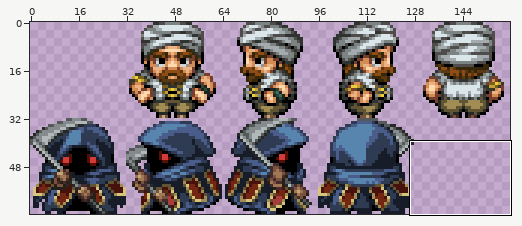
Two versions of one sprite sheet, assets/tilesets/enemies.png. Above, an overview of the earlier version with the close-up marked.
Close-up. Old version:
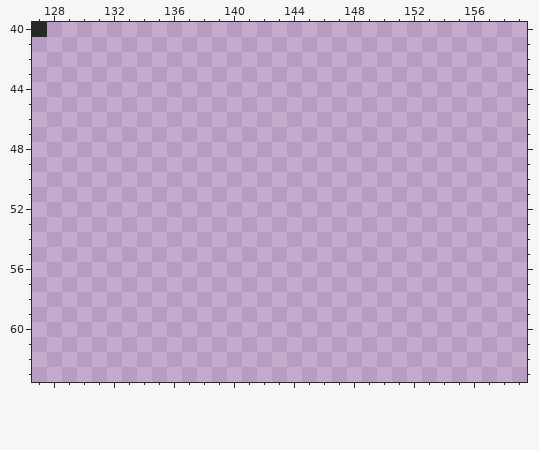
The file is 160x64 pixels. Colours within 5 levels of each other are drawn and written as one. Shown: x 127..159, y 40..63.
The same view after the edit:
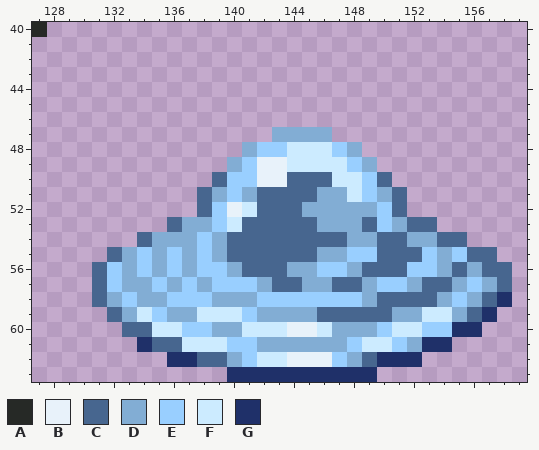
Palette (. is transparent): A #262926  B #e8f2fa  C #47668f  D #82add4  E #99cfff  F #ccebff  G #1f3069
Commit: add new enemies and balance game
The exact change:
There is now colour B in rows 49 to 50 at x 142 to 143; in row 52 at x 140; in row 60 at x 144 to 145; in row 62 at x 144 to 146.
There is now colour C in row 50 at x 139, 144 to 146 and 150; in row 51 at x 138, 142 to 145 and 151; in row 52 at x 138, 142 to 144 and 151; in row 53 at x 136, 141 to 145, 149 and 152 to 153; in row 54 at x 134, 140 to 147, 150 to 151 and 154 to 155; in row 55 at x 132, 140 to 145, 150 to 152 and 156 to 157.
There is now colour C in row 56 at x 131, 141 to 143, 149 to 151, 155 and 157 to 158; in row 57 at x 131, 143 to 144, 147 to 148, 153 to 154 and 158; in row 58 at x 131, 150 to 153 and 157; in row 59 at x 132, 146 to 150 and 156; in row 60 at x 133 to 134; in row 61 at x 135 to 136.
There is now colour C in row 62 at x 138 to 139 and 149.
There is now colour D in row 47 at x 143 to 146; in row 48 at x 141 and 148; in row 49 at x 140 and 149; in row 51 at x 139, 141, 146 to 147 and 150; in row 52 at x 145 to 149; in row 53 at x 137 to 138, 146 to 148 and 151.
There is now colour D in row 54 at x 135 to 137, 139, 148 to 149 and 152 to 153; in row 55 at x 133, 135, 137, 139, 146 to 147 and 154; in row 56 at x 133, 135, 137, 140, 144 to 145, 148, 154 and 156; in row 57 at x 133 to 134, 136, 138, 142, 145 to 146, 149, 152, 155 and 157; in row 58 at x 132, 134 to 135, 139 to 141, 149, 154 and 156; in row 59 at x 133, 136 to 137, 142 to 145, 151 to 152 and 155.
There is now colour D in row 60 at x 139 to 140 and 147 to 149; in row 61 at x 142 to 147 and 152; in row 62 at x 140 and 148.
There is now colour E in row 48 at x 142 to 143 and 147; in row 49 at x 141 and 148; in row 50 at x 140 to 141 and 149; in row 51 at x 140 and 149; in rows 52 to 53 at x 139 and 150; in row 54 at x 138.
There is now colour E in row 55 at x 134, 136, 138, 148 to 149, 153 and 155; in row 56 at x 132, 134, 136, 138 to 139, 146 to 147 and 152 to 153; in row 57 at x 132, 135, 137, 139 to 141, 150 to 151 and 156; in row 58 at x 133, 136 to 138, 142 to 148 and 155; in row 59 at x 135 and 141; in row 60 at x 137 to 138, 150 and 153 to 154.
There is now colour E in row 61 at x 140 to 141, 148 and 151; in row 62 at x 141 and 147.
There is now colour F in row 48 at x 144 to 146; in row 49 at x 144 to 147; in row 50 at x 147 to 148; in row 51 at x 148; in row 52 at x 141; in row 53 at x 140.
There is now colour F in row 59 at x 134, 138 to 140 and 153 to 154; in row 60 at x 135 to 136, 141 to 143, 146 and 151 to 152; in row 61 at x 137 to 139 and 149 to 150; in row 62 at x 142 to 143.
There is now colour G in row 58 at x 158; in row 59 at x 157; in row 60 at x 155 to 156; in row 61 at x 134 and 153 to 154; in row 62 at x 136 to 137 and 150 to 152; in row 63 at x 140 to 149.
Pixel boxes of the changes (left, top, right, bottom) in both close-ups:
added: (92, 127, 512, 382)
